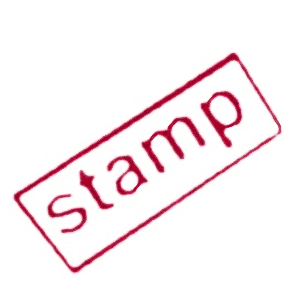
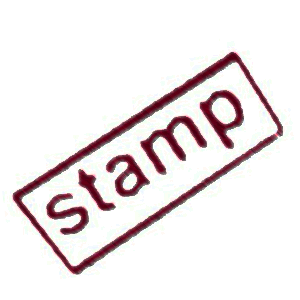
Two versions of the same layered image (300 × 300). Layer-by-layer changes:
painted on "Слой 1" over [2, 39, 294, 279]